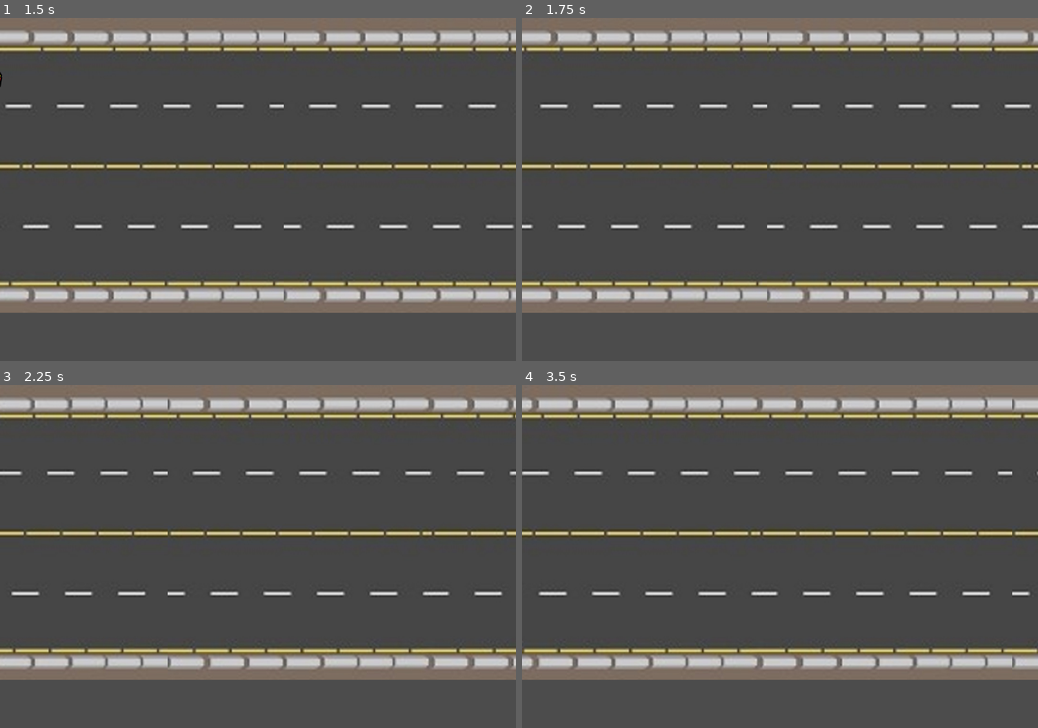
Above: before the commit, frames 1-4 (two rows, left to right).
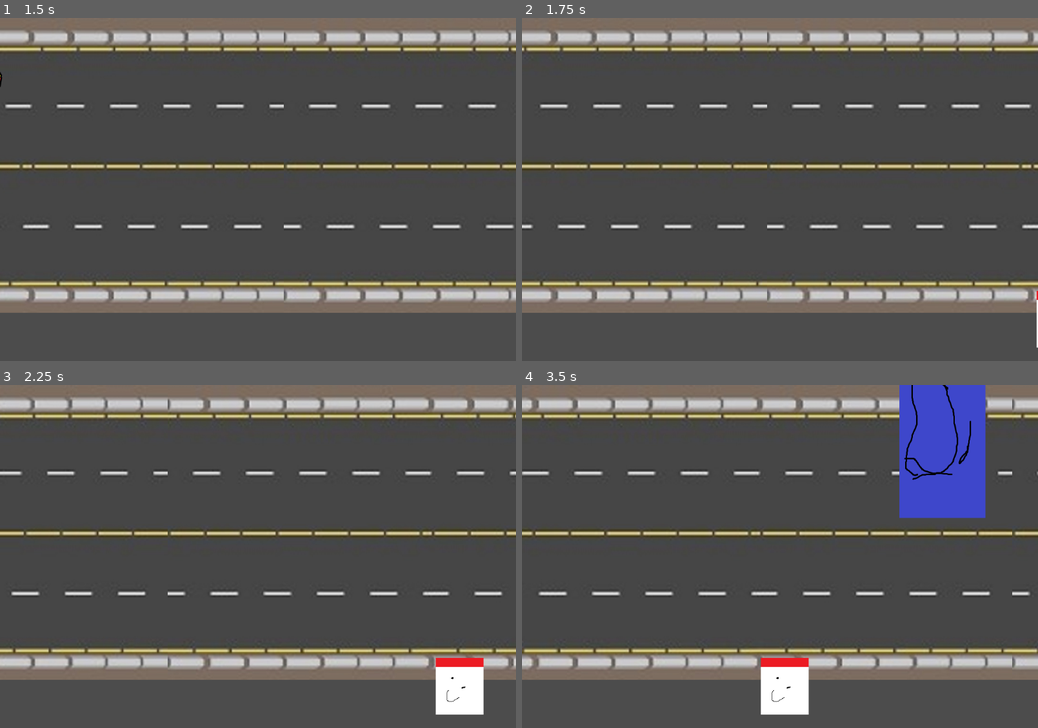
Above: after the commit, the same moments.

Repository: Bash-09/CarGame
Game: Godot game, scene res://scenes/Map.tscn
The game is run twice, just before and just after one commit, with the same random seed, the same clock (stepped at 60 frames per second) and the same inputs. Before the commit the project has no main scene; this scene is started directly in both runs.
Inputs (mouse positions are in pixels of both pictures, inside the frame that each line leads up to):
- Up to frame 1 (1.5 s): move the mouse to (371, 172) at 0.52 s; click (371, 172) at 0.67 s; move the mouse to (154, 206) at 1.27 s; click (154, 206) at 1.42 s
- Up to frame 2 (1.75 s): no input
- Up to frame 3 (2.25 s): move the mouse to (309, 481) at 2.02 s; click (309, 481) at 2.17 s
- Up to frame 4 (3.5 s): move the mouse to (754, 625) at 2.77 s; click (754, 625) at 2.92 s

Frame 1 is identical in both runs. In frame 2, less than 0.1% of the frame differs, in the area x 99-100%, y 79-97%; in frame 3, 1.6%; in frame 4, 8.1%, in the area x 46-90%, y 0-97%.

Commit message:
Obstacles Update
Added in basic obstacles which go along the screen and vary in size. Should be able to do a fair bit based on the template I have made. Also added a hit detection signal onto the player car.

Diff:
--- a/Godot/project.godot
+++ b/Godot/project.godot
@@ -11,6 +11,7 @@
 [application]
 
 config/name="CarGame"
+run/main_scene="res://scenes/Map.tscn"
 config/icon="res://icon.png"
 
 [display]
@@ -23,6 +24,14 @@
 
 common/drop_mouse_on_gui_input_disabled=true
 
+[input]
+
+Exit={
+"deadzone": 0.5,
+"events": [ Object(InputEventKey,"resource_local_to_scene":false,"resource_name":"","device":0,"alt":false,"shift":false,"control":false,"meta":false,"command":false,"pressed":false,"scancode":16777217,"physical_scancode":0,"unicode":0,"echo":false,"script":null)
+ ]
+}
+
 [physics]
 
 common/enable_pause_aware_picking=true
--- /dev/null
+++ b/Godot/scenes/Map.gd
@@ -0,0 +1,41 @@
+extends Node
+
+export(PackedScene) var Obstacle
+onready var screensize = get_viewport().get_visible_rect().size
+
+
+
+
+
+
+
+# Called when the node enters the scene tree for the first time.
+func _ready():
+	$Obstacle.hide()
+	$SpawnTimer.start()
+
+
+# Called every frame. 'delta' is the elapsed time since the previous frame.
+func _process(delta):
+	#Made it so that we can just press esc to quit
+	if Input.is_action_just_pressed("Exit"):
+		get_tree().quit()
+
+
+func spawnObstacle():
+	#Instances a new obstacle
+	var obstacle = Obstacle.instance()
+	#Set position
+	obstacle.position = Vector2(screensize.x + 300,
+	rand_range(0, screensize.y))
+	add_child(obstacle)
+
+
+func _on_SpawnTimer_timeout():
+	for i in rand_range(1, 3):
+		spawnObstacle()
+	$SpawnTimer.wait_time = rand_range(1, 7)
+
+
+func _on_PlayerCar_hit():
+	pass
--- a/Godot/scenes/Map.tscn
+++ b/Godot/scenes/Map.tscn
@@ -1,7 +1,9 @@
-[gd_scene load_steps=5 format=2]
+[gd_scene load_steps=7 format=2]
 
 [ext_resource path="res://assets/graphics/road_fixed.jpg" type="Texture" id=1]
 [ext_resource path="res://scenes/Player.tscn" type="PackedScene" id=2]
+[ext_resource path="res://scenes/Obstacle.tscn" type="PackedScene" id=3]
+[ext_resource path="res://scenes/Map.gd" type="Script" id=4]
 
 [sub_resource type="Shader" id=1]
 code = "shader_type canvas_item;
@@ -21,6 +23,8 @@
 shader_param/speed_scale = 0.3
 
 [node name="Map" type="Node"]
+script = ExtResource( 4 )
+Obstacle = ExtResource( 3 )
 
 [node name="TextureRect" type="TextureRect" parent="."]
 material = SubResource( 2 )
@@ -33,3 +37,11 @@
 position = Vector2( 102, 124 )
 scale = Vector2( 1.07422, 1.26953 )
 movespeed = 330
+
+[node name="Obstacle" parent="." instance=ExtResource( 3 )]
+movespeed = 30
+
+[node name="SpawnTimer" type="Timer" parent="."]
+
+[connection signal="hit" from="PlayerCar" to="." method="_on_PlayerCar_hit"]
+[connection signal="timeout" from="SpawnTimer" to="." method="_on_SpawnTimer_timeout"]
--- a/Godot/scenes/Obstacle.gd
+++ b/Godot/scenes/Obstacle.gd
@@ -1,16 +1,46 @@
 extends Area2D
 
+var obs_tex1 = preload("res://assets/graphics/obs1.png")
+var obs_tex2 = preload("res://assets/graphics/obs2.png")
+var obs_tex3 = preload("res://assets/graphics/obs3.png")
+var obs_tex4 = preload("res://assets/graphics/obs4.png")
 
-# Declare member variables here. Examples:
-# var a = 2
-# var b = "text"
+export var movespeed = 330;
+
+onready var obsSprite = get_node("Sprite")
 
 
-# Called when the node enters the scene tree for the first time.
 func _ready():
-	pass # Replace with function body.
+	#This segment handles applying a random texture to the obstacle
+	#I will need to add a bit
+	randomize()
+	var myRand = randi()%4+1
+	if myRand == 1:
+		obsSprite.set_texture(obs_tex1)
+	if myRand == 2:
+		obsSprite.set_texture(obs_tex2)
+	if myRand == 3:
+		obsSprite.set_texture(obs_tex3)
+	if myRand == 4:
+		obsSprite.set_texture(obs_tex4)
+	#I have no idea why this does not work properly, need to fix later
+	var obsWitdth = obsSprite.texture.get_width()
+	var obsHeight = obsSprite.texture.get_height()
+	$CollisionShape2D.shape.extents = Vector2(obsWitdth, obsHeight)
+	print(obsHeight)
 
 
-# Called every frame. 'delta' is the elapsed time since the previous frame.
-#func _process(delta):
-#	pass
+
+func _process(delta):
+	#Yes very big brain ethan, multiplying by delta so that the object does not instantly
+	#fly off the screen
+	#Lmao we should increase the movespeed as time goes on, everything gets faster
+	position.x -= movespeed * delta
+	#Get rid of object if it leaves the screen
+	if position.x < -200:
+		queue_free()
+
+#Controls what happens to the obstacle when being hit by the car
+func destroy():
+	hide()
+	queue_free()
--- a/Godot/scenes/Obstacle.tscn
+++ b/Godot/scenes/Obstacle.tscn
@@ -1,6 +1,16 @@
-[gd_scene load_steps=2 format=2]
+[gd_scene load_steps=4 format=2]
 
 [ext_resource path="res://scenes/Obstacle.gd" type="Script" id=1]
 
-[node name="Obstacle" type="Area2D"]
+[sub_resource type="RectangleShape2D" id=2]
+
+[sub_resource type="ImageTexture" id=1]
+
+[node name="Obstacle" type="Area2D" groups=["obstacles"]]
 script = ExtResource( 1 )
+
+[node name="CollisionShape2D" type="CollisionShape2D" parent="."]
+shape = SubResource( 2 )
+
+[node name="Sprite" type="Sprite" parent="." groups=["obstacles"]]
+texture = SubResource( 1 )
--- a/Godot/scenes/Player.gd
+++ b/Godot/scenes/Player.gd
@@ -1,4 +1,6 @@
-extends Sprite
+extends Area2D
+
+signal hit
 
 var max_velocity = 500
 var acceleration = 300
@@ -55,3 +57,15 @@
 
 	# Just simulates a scrolling screen
 	position.x -= movespeed * delta
+
+
+func die():
+	#Will signal some sort of hurt animation
+	pass
+
+#Hit detection
+func _on_Player_area_entered(area):
+	if area.is_in_group("obstacles"):
+		emit_signal("hit")
+		die()
+		area.destroy()
--- a/Godot/scenes/Player.tscn
+++ b/Godot/scenes/Player.tscn
@@ -3,16 +3,19 @@
 [ext_resource path="res://scenes/Player.gd" type="Script" id=1]
 [ext_resource path="res://assets/graphics/Car_Red.png" type="Texture" id=2]
 
-[sub_resource type="CapsuleShape2D" id=1]
-radius = 28.0
-height = 56.0
+[sub_resource type="RectangleShape2D" id=1]
+extents = Vector2( 19.4998, 49.0001 )
 
-[node name="PlayerCar" type="Sprite"]
+[node name="Player" type="Area2D"]
 position = Vector2( 451, 315 )
-texture = ExtResource( 2 )
 script = ExtResource( 1 )
 
 [node name="CollisionShape2D" type="CollisionShape2D" parent="."]
-position = Vector2( -1, 1 )
+position = Vector2( 0, 0.5 )
 rotation = 1.5708
 shape = SubResource( 1 )
+
+[node name="PlayerCar" type="Sprite" parent="."]
+texture = ExtResource( 2 )
+
+[connection signal="area_entered" from="." to="." method="_on_Player_area_entered"]
Binary file added: Godot/assets/graphics/obs1.png
Not shown, added: Godot/assets/graphics/obs1.png.import
Binary file added: Godot/assets/graphics/obs2.png
Not shown, added: Godot/assets/graphics/obs2.png.import
Binary file added: Godot/assets/graphics/obs3.png
Not shown, added: Godot/assets/graphics/obs3.png.import
Binary file added: Godot/assets/graphics/obs4.png
Not shown, added: Godot/assets/graphics/obs4.png.import
